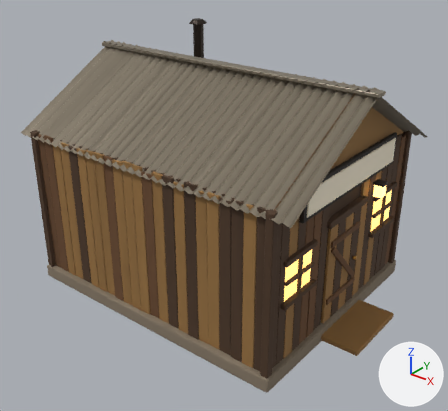
Two versions of the glTF model games/dig-to-the-core/models/shack.glb, one commit apart.
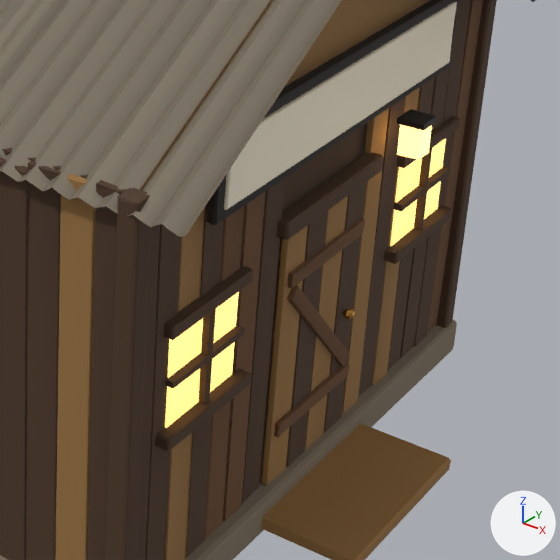
Each version is shown whole from a 50 mm lens placed at (7.87, -9.79, 7.86), pointed at (0.34, -0.37, 2.03), then close up on the part from 49% to 97% of the width and 33% to 86% of the height. Arrows for +X, +Y and +Z are at lower right; the lights stay in place. The first two pictures are the older version. Vertices at exactly the same position are counted once.

Names of what the first close-up shows: 'Shack'.
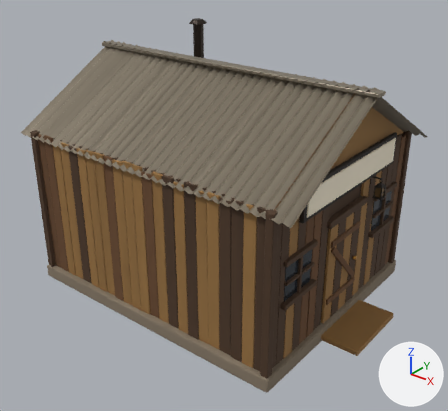
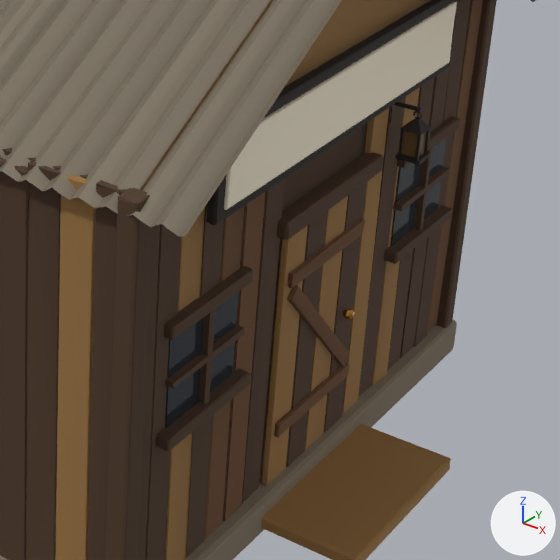
Changed parts and their boxes (x1, y1, x2, y2) in the close-ups (560 x 560 px):
part 1 of me_cube, added: after (398, 129, 405, 154)
part 2 of me_cube, added: after (415, 134, 422, 160)
part 3 of me_cube, added: after (424, 126, 432, 154)
part 4 of me_cube, added: after (394, 102, 422, 112)
part 5 of me_cube, cut back: before (262, 109, 450, 560); after (262, 118, 451, 560)
part 6 of me_cube, recoloured: (165, 138, 446, 428) in both

Patch to the scene script:
```diff
--- a/games/dig-to-the-core/models/shack.glb.py
+++ b/games/dig-to-the-core/models/shack.glb.py
@@ mat_lantern_glass @@
+mat_lantern_glass = bpy.data.materials.new('lantern_glass')
+# nodes: BsdfPrincipled, Mix, OutputMaterial, VertexColor
+# colours: brown #6b5433, mixed with the vertex colours
@@ mat_window_glass @@
+mat_window_glass = bpy.data.materials.new('window_glass')
+# nodes: BsdfPrincipled, Mix, OutputMaterial, VertexColor
+# colours: dark blue #293038, mixed with the vertex colours
@@ me_cube @@
-me_cube.from_pydata(...)  # 6318 vertices, 11626 faces; spans x -3.51..3.96, y -2.65..2.65, z -0.16..5.41
+me_cube.from_pydata(...)  # 6474 vertices, 11906 faces; spans x -3.51..3.95, y -2.65..2.65, z -0.16..5.41
+# me_cube part 1: the loose piece of 8 vertices spanning x 3.01..3.1, y 1.62..1.68, z 1.45..2.25 is copied, and the copy is scaled about its middle by (0.257, 0.447, 0.308), then moved by (0.12, -0.77, 0.72), in mat_soot_001; it spans x 3.16..3.19, y 0.87..0.9, z 2.44..2.7
+# me_cube part 2: the loose piece of 8 vertices spanning x 3.01..3.1, y 1.62..1.68, z 1.45..2.25 is copied, and the copy is scaled about its middle by (0.254, 0.439, 0.299), then moved by (0.26, -0.77, 0.72), in mat_soot_001; it spans x 3.3..3.33, y 0.86..0.89, z 2.45..2.69
+# me_cube part 3: the loose piece of 8 vertices spanning x 3.16..3.34, y 0.85..1.04, z 2.47..2.73 is copied, and the copy is scaled about its middle by (0.159, 0.14, 0.935), then moved by (0.07, 0.07, -0.03), in mat_soot_001; it spans x 3.3..3.34, y 1.0..1.04, z 2.45..2.69
+# me_cube part 4: the loose piece of 8 vertices spanning x 3.14..3.36, y 0.84..1.06, z 2.73..2.78 is copied, and the copy is scaled about its middle by (1.29, 0.096, 0.553), then moved by (-0.12, 0.0, 0.09); it spans x 2.99..3.27, y 0.93..0.97, z 2.82..2.86
+# me_cube part 5
+# 8 vertices are removed from x 3.06..3.94, y -0.8..1.06, z -0.08..2.77
+# 81 faces are deleted
+# 3 vertices in x 3.07..3.93, y -0.8..0.78, z -0.1..0.01 move by (0.0, 0.0, 0.01)
+# 3 vertices in x 3.06..3.95, y -0.79..0.8, z -0.09..-0.07 move by (0.0, -0.01, 0.01)
+# 3 vertices in x 3.05..3.95, y 0.78..0.8, z -0.08..0.02 move by (-0.01, -0.01, 0.0)
+# 3 vertices in x 3.05..3.93, y -0.8..0.79, z -0.08..0.02 move by (0.01, 0.01, 0.0)
+# 37 vertices move from x 3.05..3.96, y -0.8..1.06, z -0.09..2.78 to x 3.05..3.95, y -0.8..1.02, z -0.09..2.67
+# 76 vertices are added at x 3.05..3.94, y -0.8..1.05, z -0.09..2.76
+# 58 new faces join them, mat_wood
+# 12 new faces join them, mat_lantern_glass
+# 139 new faces join them, mat_soot_001
+# me_cube part 6: 24 faces spanning x 2.99..3.05, y -2.08..2.08, z 1.47..2.23 switch from mat_glass to mat_window_glass
+# other edits to the shape of me_cube do not show in these pictures
 me_cube.materials.append(mat_stone)
@@ me_cube @@
 me_cube.materials.append(mat_dark_steel)
-me_cube.materials.append(mat_glass_001)
 me_cube.materials.append(mat_soot_001)
+me_cube.materials.append(mat_lantern_glass)
```
